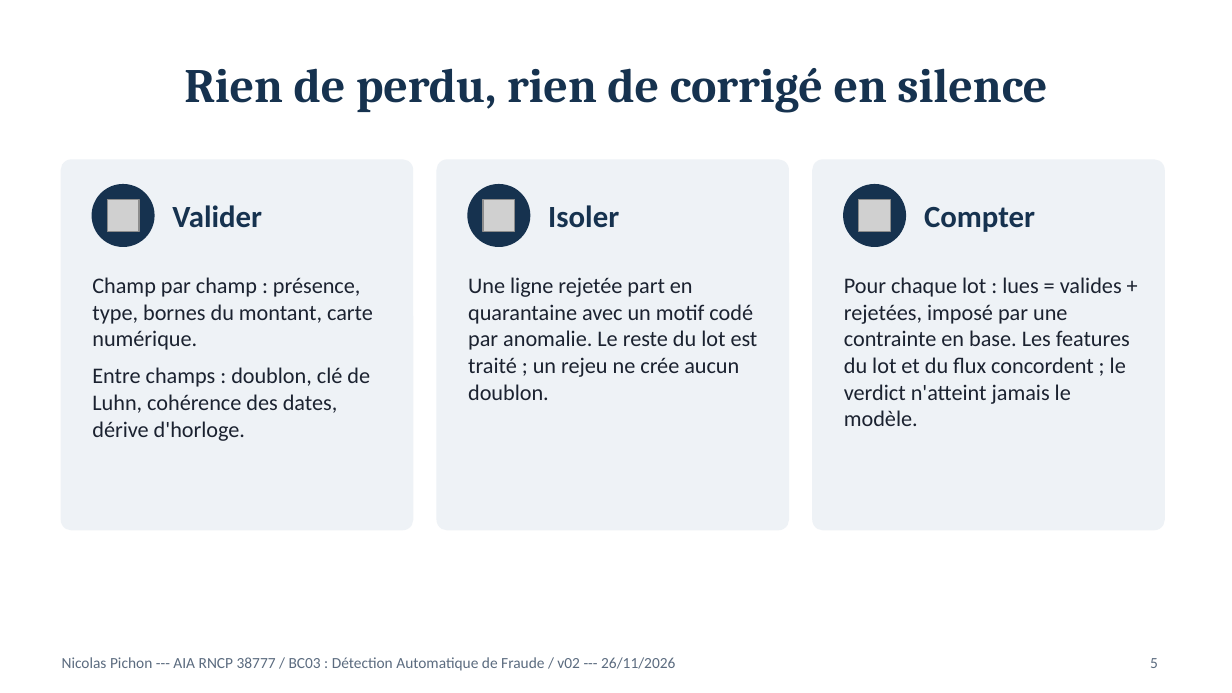
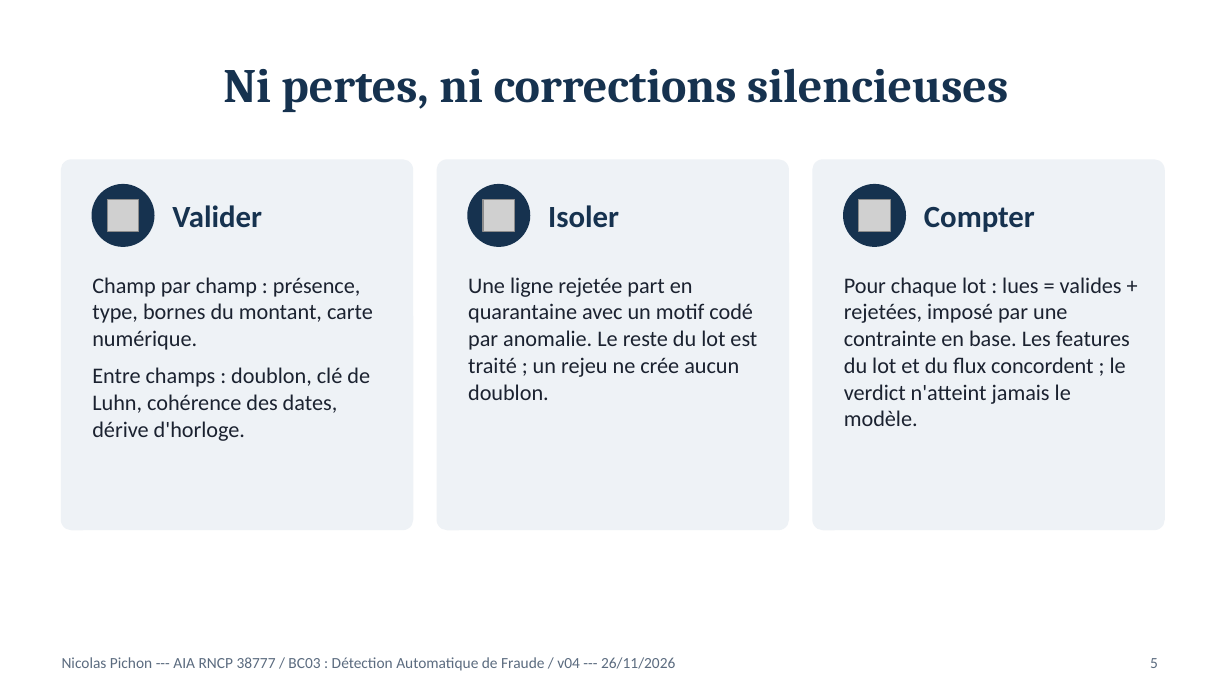
Before and after one commit to nicolaspichon-git/jedha-data-scientist-lead-bloc3--fraud-detection-project, a slide deck: slide 5 of sources/docs/fraud-project--d3-presentation-slides.pptx. Drawn at 1232x693 pixels with LibreOffice and Linux fonts; fonts in the diff are those of the drawing; grey boxes stand for pictures. Boxes give left, top, right and bottom in pixels: in the first picture for what was removed or moved away, otherwise in the second. Text is boxed around its words. In the diff, an @@ line names an element or a change of style, - is before the commit and + after.

```diff
--- a/sources/docs/fraud-project--d3-presentation-slides.pptx
+++ b/sources/docs/fraud-project--d3-presentation-slides.pptx
@@ title at [223, 68, 1008, 112]: text changed @@
-Rien de perdu, rien de corrigé en silence
+Ni pertes, ni corrections silencieuses
@@ text at [62, 657, 675, 671]: text changed @@
-Nicolas Pichon --- AIA RNCP 38777 / BC03 : Détection Automatique de Fraude / v02 --- 26/11/2026
+Nicolas Pichon --- AIA RNCP 38777 / BC03 : Détection Automatique de Fraude / v04 --- 26/11/2026
```
Also in this commit, not shown: 6 other slides changed, 3 other files.
